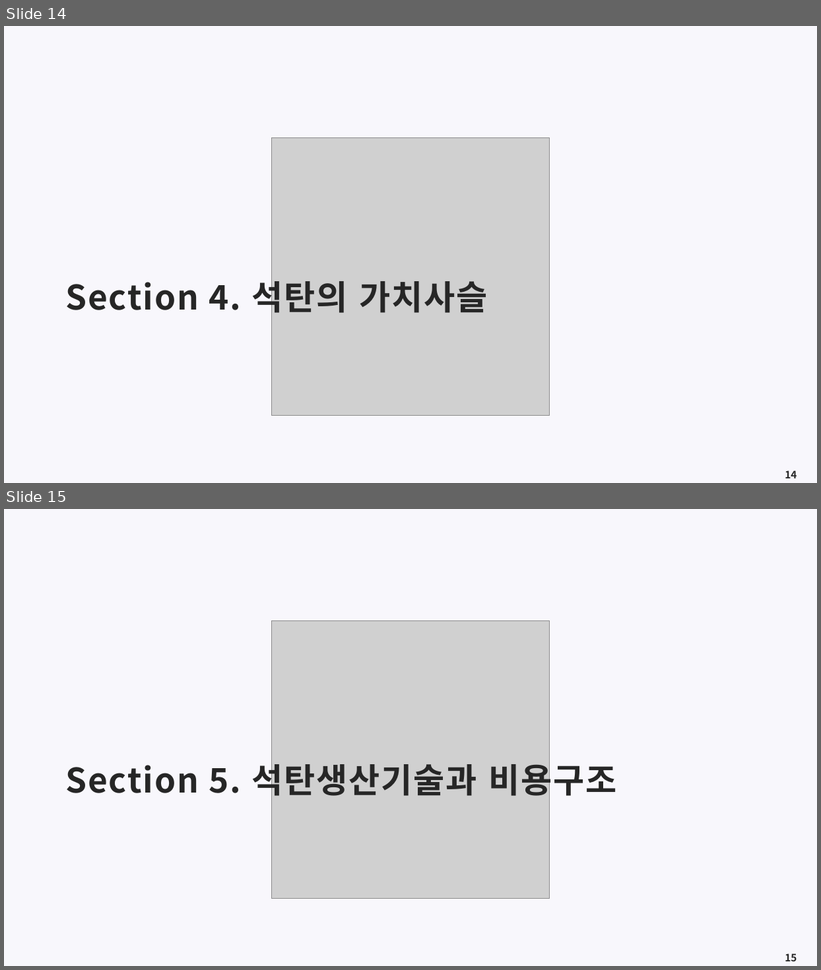
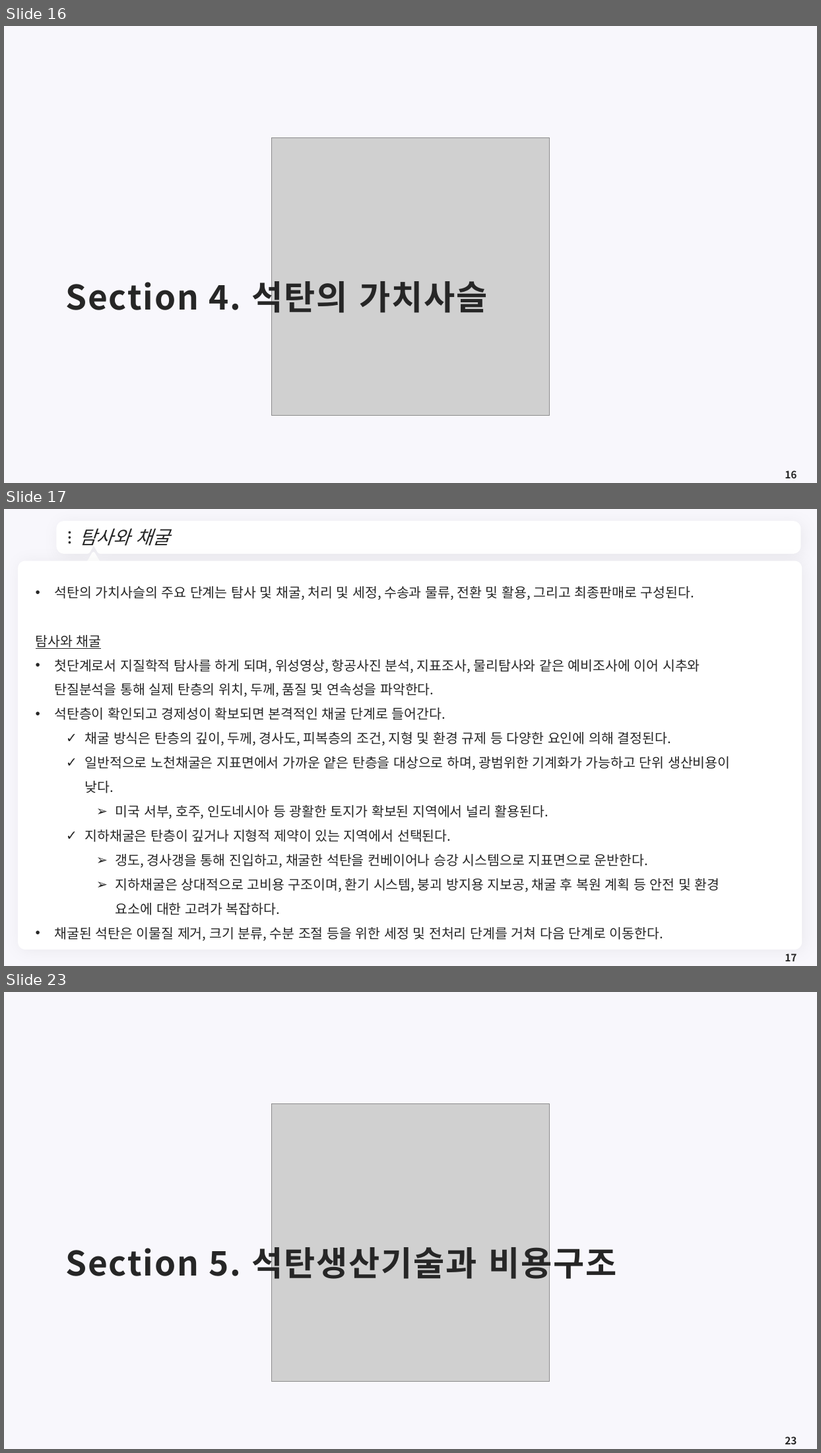
Before and after one commit to meandthey/Teaching, a slide deck: 에너지경제학/자원에너지경제학_Chapter_4 (석탄).pptx. Shown one above the other, each under a label of ours: slides 14 and 15 before the commit, slides 16, 17 and 23 after it; the slides between them are not shown. The pictures are 821x970 and 821x1453 pixels, drawn with LibreOffice and Linux fonts; fonts in the diff are those of the drawing; grey boxes stand for pictures; background and template pictures are left out. Boxes give left, top, right and bottom in pixels: in the first picture for what was removed or moved away, otherwise in the second. Text is boxed around its words. In the diff, an @@ line names an element or a change of style, - is before the commit and + after.

```diff
--- a/에너지경제학/자원에너지경제학_Chapter_4 (석탄).pptx
+++ b/에너지경제학/자원에너지경제학_Chapter_4 (석탄).pptx
@@ slide 17 added at bbox=[4, 509, 817, 966], background #F8F7FC @@
@@ freeform shape added at bbox=[59, 524, 798, 551], fill #FFFFFF, outline #FFFFFF 7.25 pt @@
@@ title added at bbox=[79, 528, 170, 546], 22 pt, text #262626, italic @@
+탐사와 채굴
@@ ellipse added at bbox=[69, 531, 71, 534], fill #262626 @@
@@ ellipse added at bbox=[69, 537, 71, 539], fill #262626 @@
@@ ellipse added at bbox=[69, 541, 71, 544], fill #262626 @@
@@ freeform shape added at bbox=[781, 533, 789, 543], fill #FFFFFF @@
@@ rounded rectangle added at bbox=[18, 561, 803, 950], fill #FFFFFF @@
@@ triangle added at bbox=[86, 553, 100, 566], fill #FFFFFF, outline #FFFFFF 3.75 pt @@
@@ text added at bbox=[36, 586, 730, 941], 16 pt, text #262626 @@
+• 석탄의 가치사슬의 주요 단계는 탐사 및 채굴, 처리 및 세정, 수송과 물류, 전환 및 활용, 그리고 최종판매로 구성된다.
+탐사와 채굴
+• 첫단계로서 지질학적 탐사를 하게 되며, 위성영상, 항공사진 분석, 지표조사, 물리탐사와 같은 예비조사에 이어 시추와 탄질분석을 통해 실제 탄층의 위치, 두께, 품질 및 연속성을 파악한다.
+• 석탄층이 확인되고 경제성이 확보되면 본격적인 채굴 단계로 들어간다.
+  ✓ 채굴 방식은 탄층의 깊이, 두께, 경사도, 피복층의 조건, 지형 및 환경 규제 등 다양한 요인에 의해 결정된다.
+  ✓ 일반적으로 노천채굴은 지표면에서 가까운 얕은 탄층을 대상으로 하며, 광범위한 기계화가 가능하고 단위 생산비용이 낮다.
+    ➢ 미국 서부, 호주, 인도네시아 등 광활한 토지가 확보된 지역에서 널리 활용된다.
+  ✓ 지하채굴은 탄층이 깊거나 지형적 제약이 있는 지역에서 선택된다.
+    ➢ 갱도, 경사갱을 통해 진입하고, 채굴한 석탄을 컨베이어나 승강 시스템으로 지표면으로 운반한다.
+    ➢ 지하채굴은 상대적으로 고비용 구조이며, 환기 시스템, 붕괴 방지용 지보공, 채굴 후 복원 계획 등 안전 및 환경 요소에 대한 고려가 복잡하다.
+• 채굴된 석탄은 이물질 제거, 크기 분류, 수분 조절 등을 위한 세정 및 전처리 단계를 거쳐 다음 단계로 이동한다.
@@ page number added at bbox=[785, 954, 797, 962], 12 pt, text #262626, bold @@
+17
@@ what was slide 14 is now slide 16 @@
@@ page number at bbox=[785, 471, 797, 479]: text changed @@
-14
+16
@@ what was slide 15 is now slide 23 @@
@@ page number at bbox=[785, 1437, 797, 1445]: text changed @@
-15
+23
```
Also in this commit, not shown: 4 slides changed, 11 other slides added.
